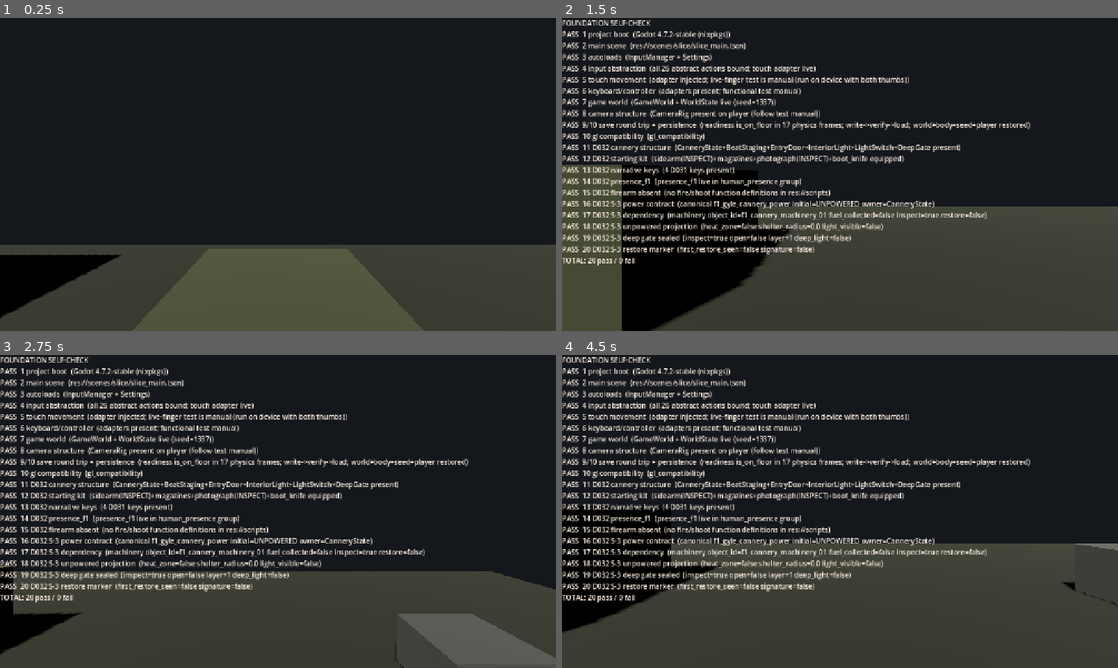
Above: before the commit, frames 1-4 (two rows, left to right).
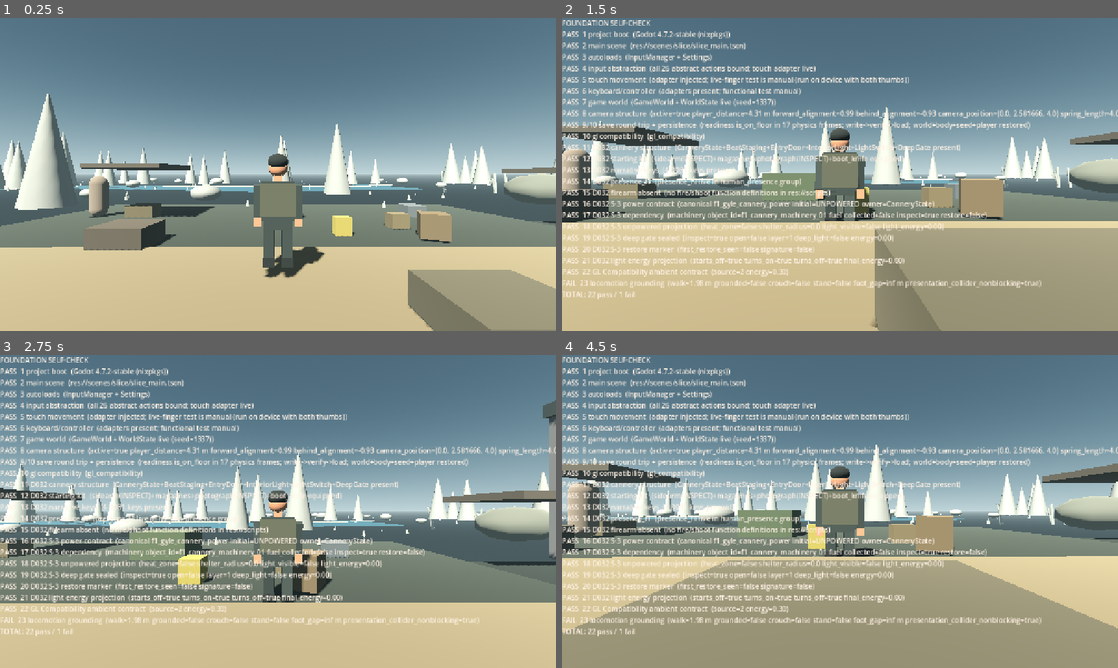
Above: after the commit, the same moments.

Repository: AnonymousNomad/black-vector
Game: Godot game, scene res://scenes/slice/foundation_self_check.tscn
The game is run twice, just before and just after one commit, with the same random seed, the same clock (stepped at 60 frames per second) and the same inputs. This scene is started directly instead of the project's main scene.
Inputs (mouse positions are in pixels of both pictures, inside the frame that each line leads up to):
- Up to frame 1 (0.25 s): no input
- Up to frame 2 (1.5 s): move the mouse to (962, 158) at 0.52 s; hold D (move_right) 0.53-1.25 s; tap C (crouch) at 0.6 s; click (962, 158) at 0.67 s; tap Space (jump) at 0.77 s; drag from (728, 190) to (812, 237) at 1.27 s
- Up to frame 3 (2.75 s): tap Enter at 2 s; move the mouse to (333, 442) at 2.02 s; hold D (move_right) from 2.03 s (still down); hold K (combat_guard) from 2.03 s (still down); tap C (crouch) at 2.3 s
- Up to frame 4 (4.5 s): release D (move_right) at 2.75 s; release K (combat_guard) at 2.75 s; drag from (812, 574) to (673, 464) at 2.77 s; tap Backspace (debug_reset_opponent) at 3.5 s; move the mouse to (1006, 558) at 3.52 s; hold A (move_left) 3.53-4.25 s; tap Q (contact_speak) at 3.6 s; tap Space (jump) at 3.77 s; tap C (crouch) at 3.8 s; drag from (673, 464) to (756, 433) at 4.27 s

The runs differ from the first frame. In frame 1, 99% of the frame differs, in the area x 0-100%, y 0-100%; in frame 2, 98%; in frame 3, 98%; in frame 4, 98%.
Error before the commit: Parse Error: Cannot infer the type of "edge" variable because the value doesn't have a set type. (res://scripts/world/visual_wilderness_proof_1.gd:166)

Commit message:
cloud: reconcile Black Vector C0 evidence

Diff:
--- a/game/scenes/player/player.tscn
+++ b/game/scenes/player/player.tscn
@@ -65,10 +65,10 @@
 [node name="PitchPivot" type="Node3D" parent="CameraRig"]
 
 [node name="SpringArm3D" type="SpringArm3D" parent="CameraRig/PitchPivot"]
-rotation_degrees = Vector3(0, 180, 0)
+rotation_degrees = Vector3(0, 0, 0)
 spring_length = 4.0
 collision_mask = 1
 
 [node name="Camera3D" type="Camera3D" parent="CameraRig/PitchPivot/SpringArm3D"]
-rotation_degrees = Vector3(0, 180, 0)
+rotation_degrees = Vector3(0, 0, 0)
 fov = 70.0
--- a/game/scenes/slice/sector_f1_gyle_cannery.tscn
+++ b/game/scenes/slice/sector_f1_gyle_cannery.tscn
@@ -63,7 +63,7 @@
 transform = Transform3D(1, 0, 0, 0, 1, 0, 0, 0, 1, -2.5, 3.2, 0)
 visible = false
 omni_range = 11.0
-light_energy = 1.8
+light_energy = 0.0
 light_color = Color(1, 0.93, 0.8, 1)
 
 [node name="LightSwitch" parent="." instance=ExtResource("1")]
@@ -123,7 +123,7 @@
 transform = Transform3D(1, 0, 0, 0, 1, 0, 0, 0, 1, 3.8, 3, 0)
 visible = false
 omni_range = 9.0
-light_energy = 0.9
+light_energy = 0.0
 light_color = Color(0.75, 0.85, 1, 1)
 
 [node name="IntroSign" parent="." instance=ExtResource("1")]
--- a/game/scripts/slice/cannery_state.gd
+++ b/game/scripts/slice/cannery_state.gd
@@ -12,6 +12,7 @@
 const FIRST_RESTORE_SEEN := "f1_gyle_cannery_first_restore"
 const SEIZED_SEEN := "f1_cannery_machinery_seized_seen"
 const HEAT_RADIUS := 6.0
+const INTERIOR_LIGHT_ON_ENERGY := 1.8
 
 var world: WorldStateManager
 var save: SaveStateManager
@@ -95,7 +96,9 @@
 func _apply_light() -> void:
 	if _light == null or world == null:
 		return
-	_light.visible = bool(world.object_state(LIGHT_ID).get("on", false))
+	var is_on := bool(world.object_state(LIGHT_ID).get("on", false))
+	_light.visible = is_on
+	_light.light_energy = INTERIOR_LIGHT_ON_ENERGY if is_on else 0.0
 
 func _project_power() -> void:
 	if _machinery == null or world == null:
--- a/game/scripts/slice/foundation_self_check.gd
+++ b/game/scripts/slice/foundation_self_check.gd
@@ -56,6 +56,9 @@
 	_check_d032_heat_off()
 	_check_d032_deepgate()
 	_check_d032_restore_marker()
+	_check_d032_light_energy_projection()
+	_check_visual_ambient_contract()
+	await _check_motion_grounding()
 
 func _check_boot() -> void:
 	_add("1 project boot", true, "Godot %s" % Engine.get_version_info()["string"])
@@ -120,11 +123,22 @@
 	if player == null:
 		_add("8 camera structure", false, "no player node")
 		return
-	var cam := player.get_node_or_null("CameraRig")
-	if cam == null:
-		_add("8 camera structure", false, "CameraRig missing on player")
-		return
-	_add("8 camera structure", true, "CameraRig present on player (follow test manual)")
+	var camera_rig := player.get_node_or_null("CameraRig")
+	var camera := player.get_node_or_null("CameraRig/PitchPivot/SpringArm3D/Camera3D") as Camera3D
+	var spring_arm := player.get_node_or_null("CameraRig/PitchPivot/SpringArm3D") as SpringArm3D
+	if camera_rig == null or camera == null or spring_arm == null:
+		_add("8 camera structure", false, "CameraRig/SpringArm/Camera3D missing on player")
+		return
+	var active := get_viewport().get_camera_3d() == camera
+	var distance := camera.global_position.distance_to(player.global_position)
+	var to_player := (player.global_position + Vector3.UP - camera.global_position).normalized()
+	var forward_alignment := (-camera.global_transform.basis.z).dot(to_player)
+	var player_forward := -player.global_transform.basis.z
+	var camera_behind := player_forward.dot((camera.global_position - player.global_position).normalized()) <= -0.8
+	var visible_framing := active and distance >= 1.5 and forward_alignment >= 0.8 and camera_behind
+	_add("8 camera structure", visible_framing,
+		"active=%s player_distance=%.2f m forward_alignment=%.2f behind_alignment=%.2f camera_position=%s spring_length=%.2f m hit_length=%.2f m" % [
+			active, distance, forward_alignment, player_forward.dot((camera.global_position - player.global_position).normalized()), camera.global_position, spring_arm.spring_length, spring_arm.get_hit_length()])
 
 func _check_save_round_trip() -> void:
 	var gw := get_tree().get_first_node_in_group("game_world")
@@ -362,10 +376,11 @@
 	if mach == null or light == null:
 		_add("18 D032 S-3 unpowered projection", false, "Machinery01/InteriorLight missing")
 		return
-	var ok: bool = not mach.is_in_group("shelter_zone") and float(mach.get("shelter_radius")) == 0.0 and not light.visible
+	var ok: bool = not mach.is_in_group("shelter_zone") and float(mach.get("shelter_radius")) == 0.0 \
+		and not light.visible and is_zero_approx(light.light_energy)
 	_add("18 D032 S-3 unpowered projection", ok,
-		"heat_zone=%s shelter_radius=%.1f light_visible=%s" % [
-			mach.is_in_group("shelter_zone"), float(mach.get("shelter_radius")), light.visible])
+		"heat_zone=%s shelter_radius=%.1f light_visible=%s light_energy=%.2f" % [
+			mach.is_in_group("shelter_zone"), float(mach.get("shelter_radius")), light.visible, light.light_energy])
 
 func _check_d032_deepgate() -> void:
 	var gw := get_tree().get_first_node_in_group("game_world")
@@ -378,10 +393,10 @@
 		return
 	var ok: bool = gate.is_in_group("context_inspect") and not gate.is_in_group("context_open") \
 		and not ws.object_state("f1_gyle_cannery_gate").has("open") \
-		and int(gate.get("collision_layer")) == 1 and not deep.visible
+		and int(gate.get("collision_layer")) == 1 and not deep.visible and is_zero_approx(deep.light_energy)
 	_add("19 D032 S-3 deep gate sealed", ok,
-		"inspect=%s open=%s layer=%d deep_light=%s" % [
-			gate.is_in_group("context_inspect"), gate.is_in_group("context_open"), int(gate.get("collision_layer")), deep.visible])
+		"inspect=%s open=%s layer=%d deep_light=%s energy=%.2f" % [
+			gate.is_in_group("context_inspect"), gate.is_in_group("context_open"), int(gate.get("collision_layer")), deep.visible, deep.light_energy])
 
 func _check_d032_restore_marker() -> void:
 	var gw := get_tree().get_first_node_in_group("game_world")
@@ -394,6 +409,75 @@
 	_add("20 D032 S-3 restore marker", ok,
 		"first_restore_seen=%s signature=%s" % [
 			ws.has_seen("f1_gyle_cannery_first_restore"), ws.object_state("f1_cannery_signature").has("heat_light")])
+
+func _check_d032_light_energy_projection() -> void:
+	var gw := get_tree().get_first_node_in_group("game_world")
+	var ws: WorldStateManager = gw.get_node_or_null("WorldState") as WorldStateManager if gw else null
+	var cannery := _d032_cannery_root()
+	var light: OmniLight3D = cannery.get_node_or_null("InteriorLight") as OmniLight3D if cannery else null
+	if ws == null or light == null:
+		_add("21 D032 light energy projection", false, "WorldState/InteriorLight missing")
+		return
+	var starts_off := not light.visible and is_zero_approx(light.light_energy)
+	ws.set_object_flag("f1_gyle_cannery_light", "on", true)
+	var turns_on := light.visible and is_equal_approx(light.light_energy, 1.8)
+	ws.set_object_flag("f1_gyle_cannery_light", "on", false)
+	var turns_off := not light.visible and is_zero_approx(light.light_energy)
+	_add("21 D032 light energy projection", starts_off and turns_on and turns_off,
+		"starts_off=%s turns_on=%s turns_off=%s final_energy=%.2f" % [starts_off, turns_on, turns_off, light.light_energy])
+
+func _check_visual_ambient_contract() -> void:
+	var region := get_tree().get_first_node_in_group("visual_wilderness_region") as VisualWildernessProof1
+	var world_environment: WorldEnvironment = region.get_node_or_null("WorldEnvironment") as WorldEnvironment if region else null
+	var environment: Environment = world_environment.environment if world_environment else null
+	if environment == null:
+		_add("22 GL Compatibility ambient contract", false, "visual region Environment missing")
+		return
+	var ok := environment.ambient_light_source == Environment.AMBIENT_SOURCE_COLOR \
+		and is_equal_approx(environment.ambient_light_energy, 0.3)
+	_add("22 GL Compatibility ambient contract", ok,
+		"source=%d energy=%.2f" % [environment.ambient_light_source, environment.ambient_light_energy])
+
+func _check_motion_grounding() -> void:
+	var player := get_tree().get_first_node_in_group("player") as CharacterBody3D
+	var stance := player.get_node_or_null("StanceController") as StanceController if player else null
+	if player == null or stance == null or not player.is_on_floor():
+		_add("23 locomotion grounding", false, "player, stance, or grounded start missing")
+		return
+	var start := player.global_position
+	Input.action_press("move_forward", 1.0)
+	for _frame in range(45):
+		await get_tree().physics_frame
+	Input.action_release("move_forward")
+	var walk_distance := player.global_position.distance_to(start)
+	var grounded_after_walk := player.is_on_floor()
+	Input.action_press("crouch")
+	await get_tree().physics_frame
+	await get_tree().physics_frame
+	Input.action_release("crouch")
+	var crouch_entered := stance.current == StanceController.Stance.CROUCH
+	Input.action_press("crouch")
+	await get_tree().physics_frame
+	await get_tree().physics_frame
+	Input.action_release("crouch")
+	var stand_restored := stance.current == StanceController.Stance.STAND
+	var query := PhysicsRayQueryParameters3D.create(
+		player.global_position + Vector3.UP * 0.1,
+		player.global_position - Vector3.UP * 0.2)
+	query.collision_mask = 1
+	query.exclude = [player.get_rid()]
+	var floor_hit := player.get_world_3d().direct_space_state.intersect_ray(query)
+	var contact_error := INF
+	if not floor_hit.is_empty():
+		contact_error = absf(player.global_position.y - (floor_hit["position"] as Vector3).y)
+	var visual_region := get_tree().get_first_node_in_group("visual_wilderness_region") as VisualWildernessProof1
+	var terrain_base := visual_region.get_node_or_null("Region/Cell_0_0/Terrain/TerrainBase") as StaticBody3D if visual_region else null
+	var terrain_nonblocking := terrain_base != null and terrain_base.collision_layer == 0
+	var ok := walk_distance > 0.5 and grounded_after_walk and crouch_entered and stand_restored \
+		and not floor_hit.is_empty() and contact_error <= 0.01 and terrain_nonblocking
+	_add("23 locomotion grounding", ok,
+		"walk=%.2f m grounded=%s crouch=%s stand=%s foot_gap=%.3f m presentation_collider_nonblocking=%s" % [
+			walk_distance, grounded_after_walk, crouch_entered, stand_restored, contact_error, terrain_nonblocking])
 
 func _channel_values(snap: Dictionary) -> Dictionary:
 	var out := {}
--- a/game/scripts/world/visual_wilderness_proof_1.gd
+++ b/game/scripts/world/visual_wilderness_proof_1.gd
@@ -46,10 +46,11 @@
 	sky_material.ground_horizon_color = Color("#829497")
 	sky_material.sun_angle_max = 18.0
 	sky_material.sun_curve = 0.08
-	sky.material = sky_material
+	sky.sky_material = sky_material
 	environment.sky = sky
-	environment.ambient_light_source = Environment.AMBIENT_SOURCE_SKY
-	environment.ambient_light_energy = 0.72
+	environment.ambient_light_source = Environment.AMBIENT_SOURCE_COLOR
+	environment.ambient_light_color = Color("#8ea5a6")
+	environment.ambient_light_energy = 0.3
 	environment.reflected_light_source = Environment.REFLECTION_SOURCE_SKY
 	environment.tonemap_mode = Environment.TONE_MAPPER_FILMIC
 	environment.tonemap_exposure = 1.08
@@ -149,6 +150,10 @@
 	shape.set_faces(faces)
 	var terrain_collision := get_node("Region/Cell_0_0/Terrain/TerrainBase/TerrainCollision") as CollisionShape3D
 	terrain_collision.shape = shape
+	# This scene is a presentation overlay on top of the playable Strand/Cannery
+	# scenes. Its coplanar mesh used to trap the CharacterBody against their floors.
+	var terrain_base := get_node("Region/Cell_0_0/Terrain/TerrainBase") as StaticBody3D
+	terrain_base.collision_layer = 0
 
 func _strip_mesh(points: Array[Vector2], width: float, material: Material, y_offset := 0.025) -> ArrayMesh:
 	var mesh := ArrayMesh.new()
@@ -163,7 +168,7 @@
 		var direction := (following - previous).normalized()
 		var side := Vector2(-direction.y, direction.x) * width * 0.5
 		for side_sign in [-1.0, 1.0]:
-			var edge := point + side * side_sign
+			var edge: Vector2 = point + side * float(side_sign)
 			vertices.append(Vector3(edge.x, _terrain_height(edge.x, edge.y) + y_offset, edge.y))
 			normals.append(Vector3.UP)
 			uvs.append(Vector2(float(i) / float(points.size() - 1), 0.5 + side_sign * 0.5))
Not shown, added: game/scripts/player/corley_proxy.gd.uid
Not shown, added: game/scripts/world/visual_wilderness_proof_1.gd.uid
Not shown, added: game/scripts/world/wilderness_audio.gd.uid
Not shown, added: cloud/RECONCILIATION.md
Not shown, changed: cloud/WORK_LOG.md
Not shown, added: cloud/evidence/bv-c0/current-normal-play-llvmpipe-1280x720.png
